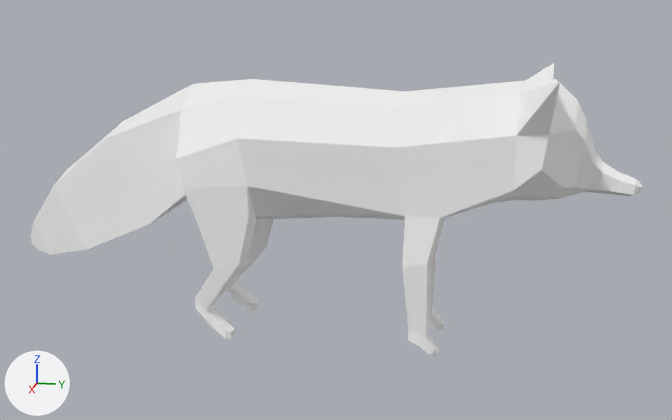
Before and after pictures for a commit that changed the glTF model runtime/creatures/red-fox.glb.
Before and after are seen from a 50 mm lens placed at (7.46, 0.66, 1.35), pointed at (-0.04, -0.84, -0.53). Arrows for +X, +Y and +Z are at lower left; the lights stay in place. The older version comes first. Where no turn or scale is listed for an object, it has been applied to the vertices.
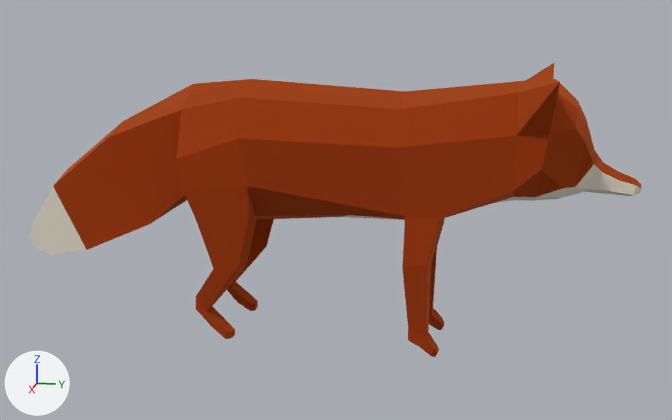
Location of each change, (x1, y1, x2, y2) in pixels of the pictures (672 x 420 px):
'Cylinder', recoloured (white to orange)
    both: (31, 63, 642, 357)

Patch to the scene script:
```diff
--- a/runtime/creatures/red-fox.glb.py
+++ b/runtime/creatures/red-fox.glb.py
@@ mat_material_001 @@
 mat_material_001 = principled_material('Material.001')
-mat_material_001.base_color = (1.0, 1.0, 1.0)  # white #ffffff
+mat_material_001.base_color = (0.584, 0.122, 0.0242)  # orange #c9622b
 mat_material_001.metallic = 1.0
@@ mat_material_002 @@
 mat_material_002 = principled_material('Material.002')
-mat_material_002.base_color = (1.0, 1.0, 1.0)  # white #ffffff
+mat_material_002.base_color = (0.896, 0.863, 0.791)  # white #f3efe6
 mat_material_002.metallic = 1.0
```
